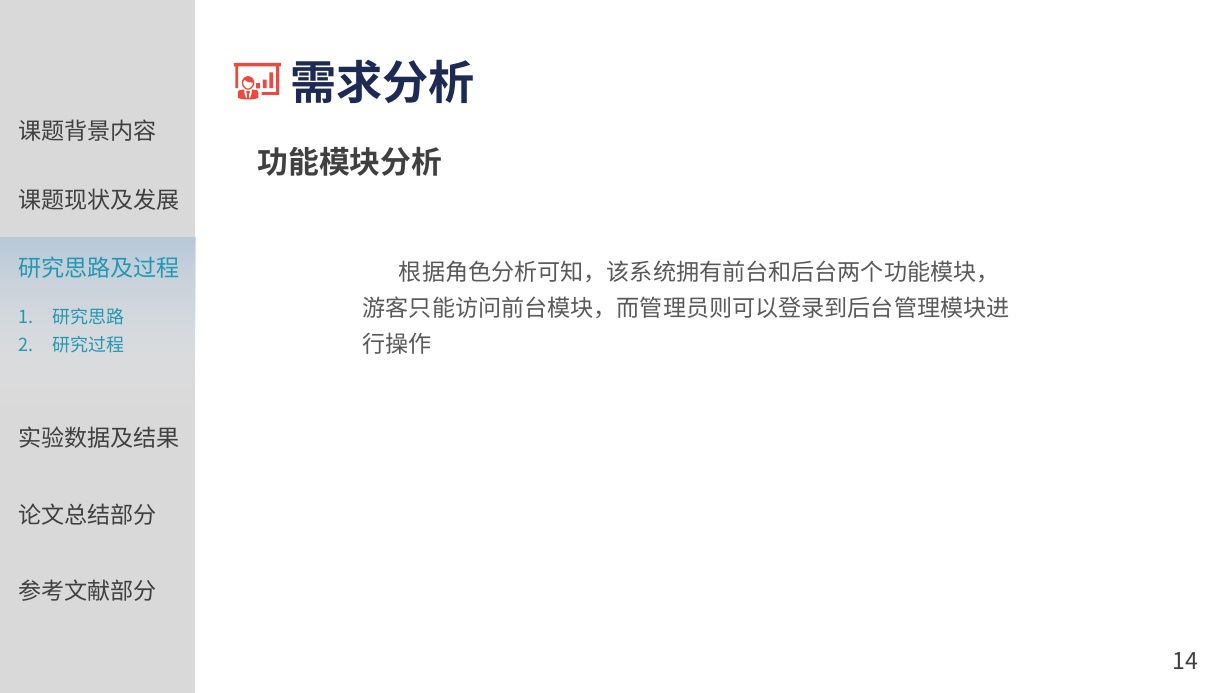
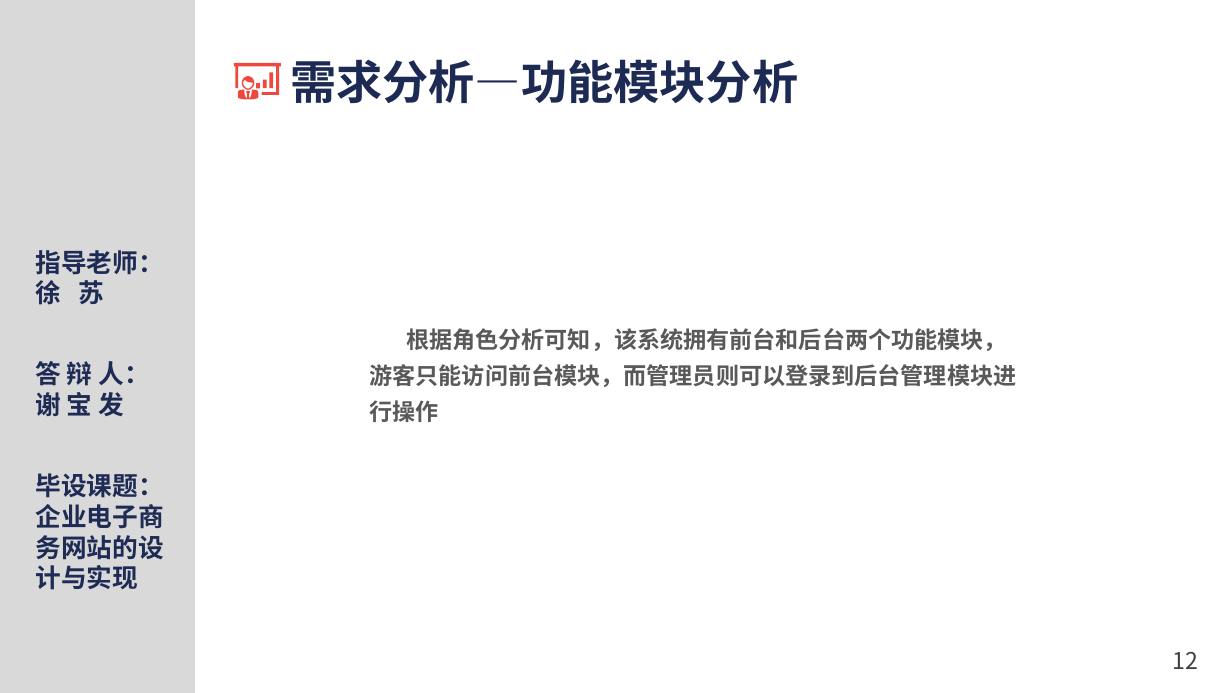
Before and after one commit to XBF2016/myWebsit, a slide deck: slide 12 of WebRoot/uploadfile/答辩PPT.pptx (slide 14 before the commit). Drawn at 1232x693 pixels with LibreOffice and Linux fonts; fonts in the diff are those of the drawing; background and template pictures are left out. Boxes give left, top, right and bottom in pixels: in the first picture for what was removed or moved away, otherwise in the second. Text is boxed around its words. In the diff, an @@ line names an element or a change of style, - is before the commit and + after.

Commit message:
答辩PPT完稿，论文终稿

```diff
--- a/WebRoot/uploadfile/答辩PPT.pptx
+++ b/WebRoot/uploadfile/答辩PPT.pptx
@@ text at <box>290,59,798,103</box>: text changed @@
-需求分析
+需求分析—功能模块分析
@@ text removed at <box>18,119,157,141</box> @@
-课题背景内容
@@ text removed at <box>258,147,443,176</box> @@
-功能模块分析
@@ text removed at <box>18,188,180,210</box> @@
-课题现状及发展
@@ rectangle removed at <box>0,238,195,416</box> @@
@@ text removed at <box>18,256,180,278</box> @@
-研究思路及过程
@@ text added at <box>35,250,163,305</box>, 20 pt, text #1E2B55, bold @@
+指导老师：
+徐 苏
@@ text removed at <box>53,308,125,353</box> @@
-1. 研究思路
-2. 研究过程
@@ text "根据角色分析可知，该系统拥有前台和后台两个功能模块，游客只能访问前台模块，而管理员则可以登录到后台管理模块进行操作": place and size @@
-text "根据角色分析可知，该系统拥有前台和后台两个功能模块，游客只能访问前台模块，而管理员则可以登录到后台管理模块进行操作" at <box>363,260,1010,354</box>
+text "根据角色分析可知，该系统拥有前台和后台两个功能模块，游客只能访问前台模块，而管理员则可以登录到后台管理模块进行操作" at <box>370,328,1017,422</box>
@@ text "根据角色分析可知，该系统拥有前台和后台两个功能模块，游客只能访问前台模块，而管理员则可以登录到后台管理模块进行操作" at <box>370,328,1017,422</box>: bold on @@
@@ text added at <box>35,361,149,416</box>, 20 pt, text #1E2B55, bold @@
+答 辩 人：
+谢 宝 发
@@ text removed at <box>18,426,180,448</box> @@
-实验数据及结果
@@ text added at <box>35,473,163,590</box>, 20 pt, text #1E2B55, bold @@
+毕设课题：
+企业电子商务网站的设计与实现
@@ text removed at <box>18,503,157,525</box> @@
-论文总结部分
@@ text removed at <box>18,579,157,601</box> @@
-参考文献部分
@@ page number at <box>1173,652,1199,669</box>: text changed @@
-14
+12
```
Also in this commit, not shown: 27 other slides changed, 3 slides added, 12 slides removed, 3 other files.
